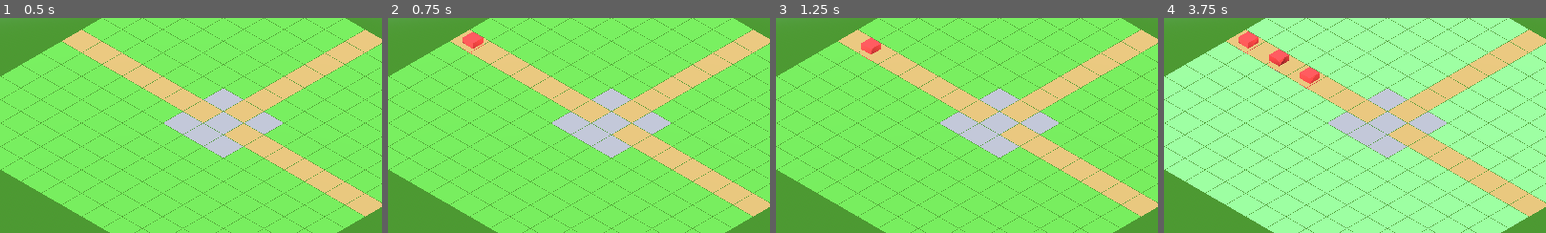
Above: before the commit, frames 1-4 (left to right).
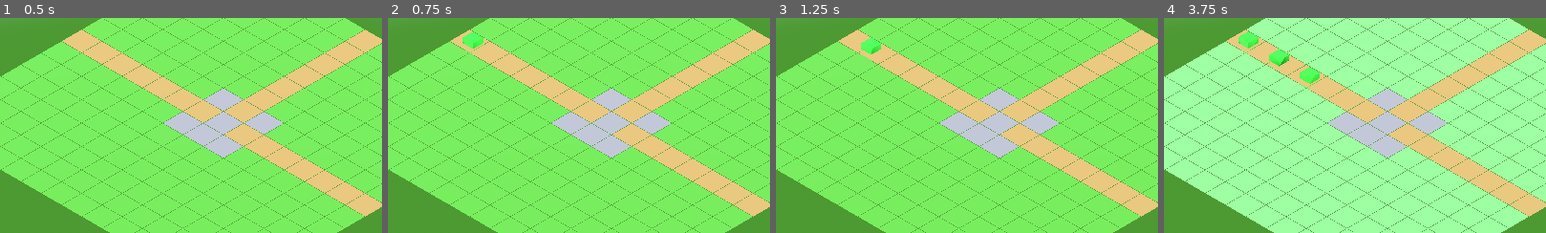
Above: after the commit, the same moments.

Repository: LoomDeBWiles/block-defense
Game: Godot game, scene res://scenes/main.tscn
The game is run twice, just before and just after one commit, with the same random seed, the same clock (stepped at 60 frames per second) and the same inputs.
Inputs (mouse positions are % of the whole screen's width and height, from its top left):
- Up to frame 1 (0.5 s): no input
- Up to frame 2 (0.75 s): click "START WAVE" at 0.5 s
- Up to frame 3 (1.25 s): no input
- Up to frame 4 (3.75 s): click "Wood 50🪙" at 1.25 s; click "Wood 50🪙" at 2 s; click "Wood 50🪙" at 2.75 s; move the mouse to (72, 45) at 3.52 s; click (72, 45) at 3.67 s
The pictures show only the part of the screen within x 21-71%, y 50-100%; the shares and areas given below are measured in that part.

Frame 1 is identical in both runs. In frame 2, 0.3% of the frame differs, in the area x 19-25%, y 6-17%; in frame 3, 0.3%; in frame 4, 0.9%, in the area x 19-41%, y 6-34%.

Commit message:
bug(BD-w1a): Add missing Nether Dragon boss at wave 20
The game spec requires a Nether Dragon boss at wave 20 (flying, spawns minions, high HP).
Previously wave 20 spawned another Tank boss instead.

Changes:
- Added NETHER_DRAGON enemy type to Types enum
- Added Nether Dragon stats (800 HP, 0.6 speed, 500 gold, 100 castle damage)
- Implemented minion spawning mechanic (spawns zombie minions every 3 seconds)
- Updated wave 20 to spawn Nether Dragon instead of Tank
- Added visual distinction (large purple/nether color with glowing emission)
- Connected minion_spawned signal in wave manager

Generated with [Claude Code](https://claude.com/claude-code)

Co-Authored-By: Claude Opus 4.5 <noreply@anthropic.com>

Diff:
--- a/scripts/enemy.gd
+++ b/scripts/enemy.gd
@@ -5,6 +5,7 @@
 signal enemy_died(enemy: Enemy)
 signal reached_castle(damage: int)
 signal mini_slime_spawned(mini: Enemy)
+signal minion_spawned(minion: Enemy)
 
 @export var enemy_type: Types.EnemyType = Types.EnemyType.ZOMBIE
 
@@ -18,6 +19,10 @@
 var waypoints: Array[Vector3] = []
 var path_index: int = 0
 
+# Nether Dragon minion spawning
+var _minion_spawn_timer: float = 0.0
+const MINION_SPAWN_INTERVAL: float = 3.0  # Spawn minion every 3 seconds
+
 var _health_fill: MeshInstance3D = null
 var _health_bg: MeshInstance3D = null
 
@@ -27,6 +32,7 @@
 	Types.EnemyType.SKELETON: { "hp": 20, "speed": 1.5, "gold": 8, "castle_dmg": 5 },
 	Types.EnemyType.SLIME: { "hp": 50, "speed": 0.8, "gold": 15, "castle_dmg": 15 },
 	Types.EnemyType.TANK_BOSS: { "hp": 500, "speed": 0.5, "gold": 200, "castle_dmg": 50 },
+	Types.EnemyType.NETHER_DRAGON: { "hp": 800, "speed": 0.6, "gold": 500, "castle_dmg": 100 },
 }
 
 const ENEMY_SCENE := preload("res://scenes/enemy.tscn")
@@ -35,6 +41,7 @@
 func _ready() -> void:
 	_apply_stats()
 	_setup_health_bar()
+	_setup_visual()
 	if waypoints.size() > 0:
 		global_position = waypoints[0]
 	GameState.register_enemy(self)
@@ -77,6 +84,36 @@
 		_health_fill.material_override = fill_mat
 
 
+func _setup_visual() -> void:
+	var model := get_node_or_null("Model")
+	if model == null:
+		return
+
+	var mat := StandardMaterial3D.new()
+
+	# Set color and size based on enemy type
+	match enemy_type:
+		Types.EnemyType.ZOMBIE:
+			mat.albedo_color = Color(0.2, 0.8, 0.2)  # Green
+		Types.EnemyType.SKELETON:
+			mat.albedo_color = Color(0.9, 0.9, 0.9)  # White/bone
+		Types.EnemyType.SLIME:
+			mat.albedo_color = Color(0.2, 0.8, 0.3) if not is_mini else Color(0.3, 0.6, 0.2)  # Green slime
+		Types.EnemyType.TANK_BOSS:
+			mat.albedo_color = Color(0.3, 0.3, 0.3)  # Dark grey tank
+			model.scale = Vector3(1.5, 1.5, 1.5)  # Larger
+		Types.EnemyType.NETHER_DRAGON:
+			mat.albedo_color = Color(0.5, 0.1, 0.6)  # Purple/nether
+			model.scale = Vector3(2.0, 2.0, 2.0)  # Largest boss
+			mat.emission_enabled = true
+			mat.emission = Color(0.7, 0.2, 0.8)  # Glowing purple
+			mat.emission_energy_multiplier = 1.5
+		_:
+			mat.albedo_color = Color(0.8, 0.2, 0.2)  # Default red
+
+	model.material_override = mat
+
+
 func _update_health_bar() -> void:
 	if _health_fill == null:
 		return
@@ -94,6 +131,13 @@
 
 	if global_position.distance_to(target_pos) < 0.1:
 		path_index += 1
+
+	# Nether Dragon spawns minions periodically
+	if enemy_type == Types.EnemyType.NETHER_DRAGON:
+		_minion_spawn_timer += delta
+		if _minion_spawn_timer >= MINION_SPAWN_INTERVAL:
+			_minion_spawn_timer = 0.0
+			_spawn_minion()
 
 
 func take_damage(amount: int) -> void:
@@ -139,6 +183,24 @@
 		mini_slime_spawned.emit(mini)
 
 
+func _spawn_minion() -> void:
+	# Nether Dragon spawns zombie minions periodically while alive
+	if path_index >= waypoints.size():
+		return  # Dragon reached castle - no waypoints for minions
+	var parent := get_parent()
+	if parent == null:
+		return  # No parent to attach minions to
+	var remaining_waypoints := waypoints.slice(path_index)
+	var minion: Enemy = ENEMY_SCENE.instantiate()
+	minion.enemy_type = Types.EnemyType.ZOMBIE
+	minion.waypoints = remaining_waypoints.duplicate()
+	minion.path_index = 0
+	# Spawn near the dragon
+	minion.global_position = global_position + Vector3(randf_range(-0.5, 0.5), 0, randf_range(-0.5, 0.5))
+	parent.add_child(minion)
+	minion_spawned.emit(minion)
+
+
 func _reached_castle() -> void:
 	GameState.damage_castle(damage_to_castle)
 	reached_castle.emit(damage_to_castle)
--- a/scripts/types.gd
+++ b/scripts/types.gd
@@ -5,5 +5,5 @@
 enum GamePhase { BUILD, COMBAT }
 enum MaterialTier { WOOD = 1, SCRAP_WOOD = 2, SOLID_METAL = 3, COPPER = 4, IRON_PLATES = 5, STEEL = 6, DIAMOND = 7, OBSIDIAN = 8 }
 enum WeaponType { SLINGSHOT, SPEAR, BOW, CATAPULT, BALLISTA, TREBUCHET, CANNON, EXPLODING_SHELLS, ARTILLERY, MACHINE_GUN, GRENADE_LAUNCHER, BAZOOKA, MISSILE, RAILGUN, LASER, NUCLEAR_BOMB }
-enum EnemyType { ZOMBIE, SKELETON, SLIME, TANK_BOSS }
+enum EnemyType { ZOMBIE, SKELETON, SLIME, TANK_BOSS, NETHER_DRAGON }
 enum TileType { GRASS, PATH, CASTLE, BLOCKED, OCCUPIED }
--- a/scripts/wave.gd
+++ b/scripts/wave.gd
@@ -50,7 +50,7 @@
 	17: { 0: [{ "type": Types.EnemyType.SKELETON, "count": 10 }], 1: [{ "type": Types.EnemyType.SLIME, "count": 6 }], 2: [{ "type": Types.EnemyType.ZOMBIE, "count": 8 }] },
 	18: { 0: [{ "type": Types.EnemyType.SLIME, "count": 8 }], 1: [{ "type": Types.EnemyType.SKELETON, "count": 10 }], 2: [{ "type": Types.EnemyType.SKELETON, "count": 6 }] },
 	19: { 0: [{ "type": Types.EnemyType.ZOMBIE, "count": 12 }, { "type": Types.EnemyType.SLIME, "count": 4 }], 1: [{ "type": Types.EnemyType.SKELETON, "count": 10 }], 2: [{ "type": Types.EnemyType.SLIME, "count": 6 }] },
-	20: { 0: [{ "type": Types.EnemyType.ZOMBIE, "count": 15 },  …(190 unchanged characters)… count": 10 }, { "type": Types.EnemyType.TANK_BOSS, "count": 1 }] },
+	20: { 0: [{ "type": Types.EnemyType.ZOMBIE, "count": 15 },  …(190 unchanged characters)… count": 10 }, { "type": Types.EnemyType.NETHER_DRAGON, "count": 1 }] },
 }
 
 # Unlock triggers: wave cleared -> tier unlocked
@@ -179,6 +179,7 @@
 	enemy.enemy_died.connect(_on_enemy_died)
 	enemy.reached_castle.connect(_on_enemy_reached_castle)
 	enemy.mini_slime_spawned.connect(_on_mini_slime_spawned)
+	enemy.minion_spawned.connect(_on_minion_spawned)
 
 
 func _on_enemy_died(_enemy: Enemy) -> void:
@@ -190,6 +191,11 @@
 	mini.enemy_died.connect(_on_enemy_died)
 	mini.reached_castle.connect(_on_enemy_reached_castle)
 	mini.mini_slime_spawned.connect(_on_mini_slime_spawned)
+
+
+func _on_minion_spawned(minion: Enemy) -> void:
+	minion.enemy_died.connect(_on_enemy_died)
+	minion.reached_castle.connect(_on_enemy_reached_castle)
 
 
 func _on_enemy_reached_castle(damage: int) -> void:
